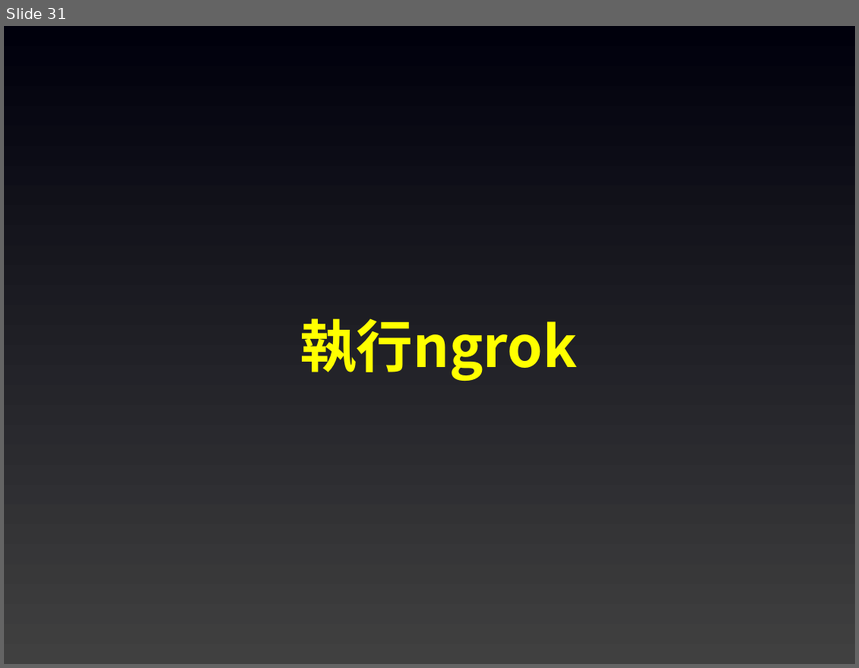
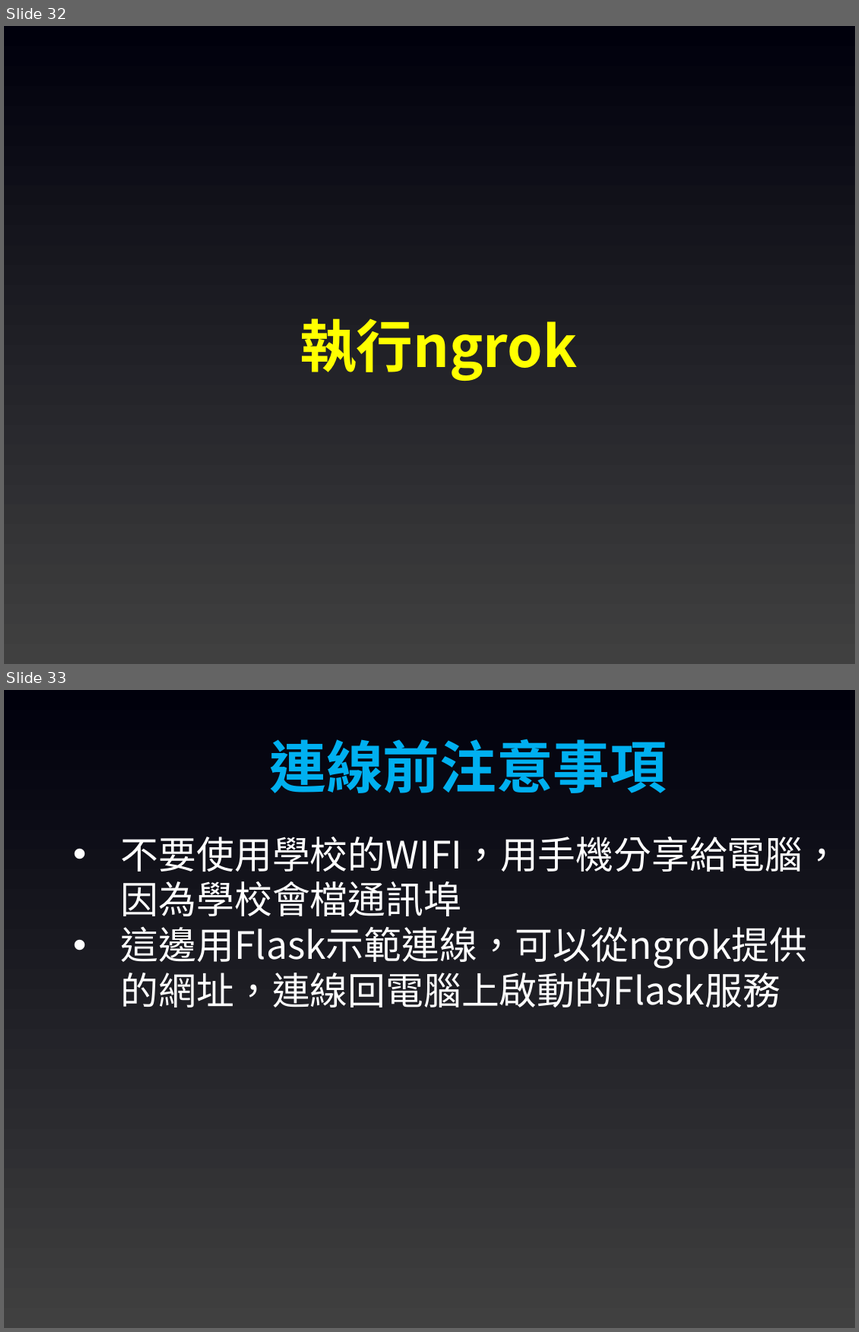
Before and after one commit to joshhu/sculinebot2024, a slide deck: Slides/04. ngrok、docker及OpenAI.pptx. Shown one above the other, each under a label of ours: slide 31 before the commit, slides 32 and 33 after it. The pictures are 859x668 and 859x1332 pixels, drawn with LibreOffice and Linux fonts; fonts in the diff are those of the drawing. Boxes give left, top, right and bottom in pixels: in the first picture for what was removed or moved away, otherwise in the second. Text is boxed around its words. In the diff, an @@ line names an element or a change of style, - is before the commit and + after.

```diff
--- a/Slides/04. ngrok、docker及OpenAI.pptx
+++ b/Slides/04. ngrok、docker及OpenAI.pptx
@@ slide 33 added at (4, 690, 855, 1328), background gradient #404040 to #00000C @@
@@ text added at (269, 739, 667, 793), 48 pt, text #00B0F0, bold @@
+連線前注意事項
@@ text added at (121, 837, 841, 1008), 32 pt, text #FFFFFF @@
+• 不要使用學校的WIFI，用手機分享給電腦，因為學校會檔通訊埠
+• 這邊用Flask示範連線，可以從ngrok提供的網址，連線回電腦上啟動的Flask服務
@@ what was slide 31 is now slide 32 @@
```
Also in this commit, not shown: 8 slides changed, 1 other slide added, 2 other files.
